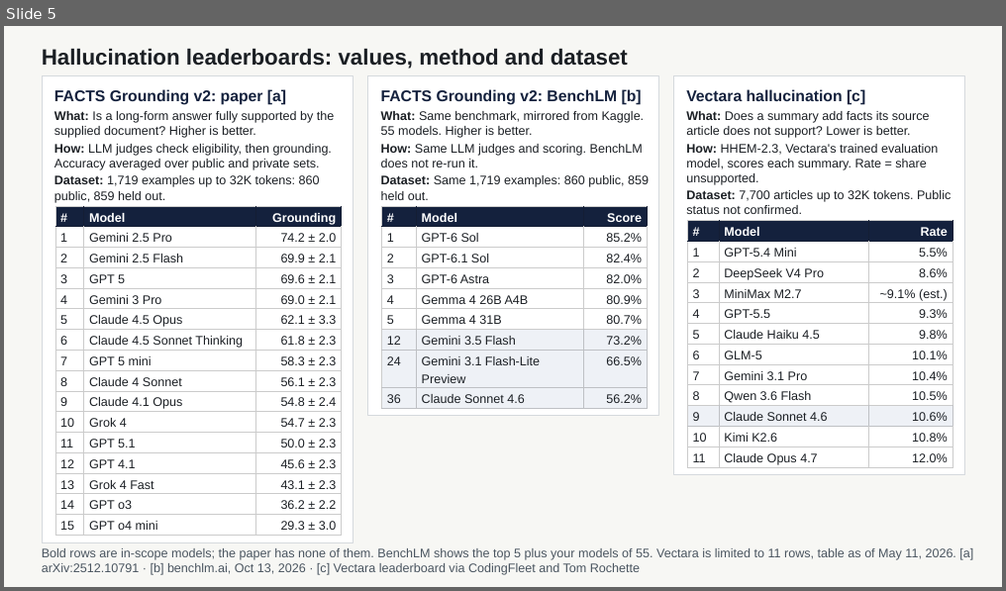
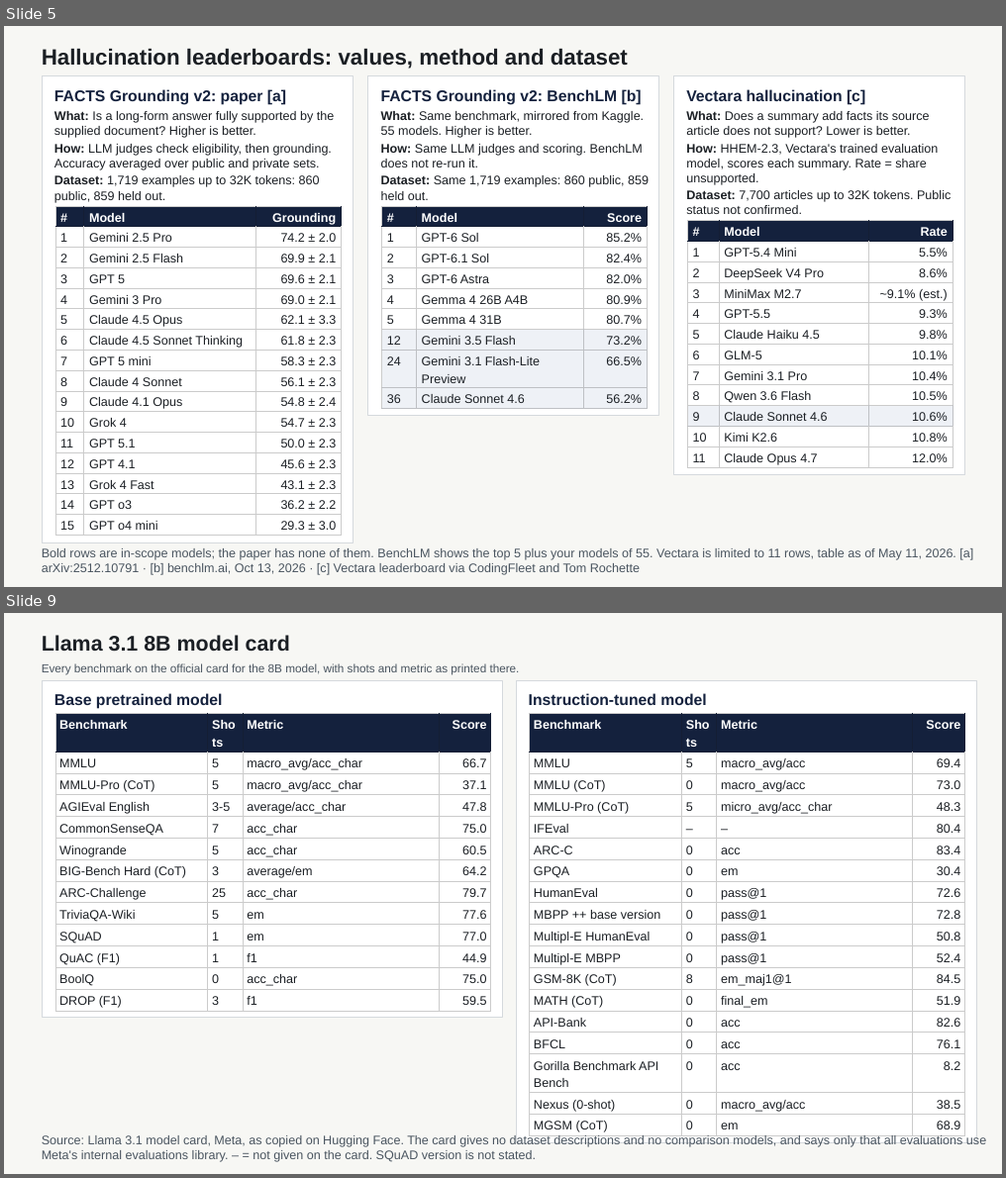
Before and after one commit to chetanrs133/Function-approximation-using-neural-networks, a slide deck: External datasets published LLM scores.pptx. Shown one above the other, each under a label of ours: slide 5 before the commit, slides 5 and 9 after it; the slides between them are not shown. The pictures are 1006x591 and 1006x1178 pixels, drawn with LibreOffice and Linux fonts; fonts in the diff are those of the drawing. Boxes give left, top, right and bottom in pixels: in the first picture for what was removed or moved away, otherwise in the second. Text is boxed around its words. In the diff, an @@ line names an element or a change of style, - is before the commit and + after.

```diff
--- a/External datasets published LLM scores.pptx
+++ b/External datasets published LLM scores.pptx
@@ slide 9 added at (4,613,1002,1174), background #F7F7F4 @@
@@ title added at (42,635,290,652), 20.4 pt, text #1B1F24, bold @@
+Llama 3.1 8B model card
@@ text added at (42,663,520,675), 11.2 pt, text #4A5560 @@
+Every benchmark on the official card for the 8B model, with shots and metric as printed there.
@@ rectangle added at (42,681,503,1018), fill #FFFFFF, outline #D5D9DD 0.5 pt @@
@@ text added at (54,693,222,709), 15 pt, text #14213D, bold @@
+Base pretrained model
@@ rectangle added at (516,681,977,1143), fill #FFFFFF, outline #D5D9DD 0.5 pt @@
@@ text added at (529,693,706,705), 15 pt, text #14213D, bold @@
+Instruction-tuned model
@@ table added at (55,713,492,1012), 13 rows, 4 columns @@
+Benchmark | Shots | Metric | Score
+MMLU | 5 | macro_avg/acc_char | 66.7
+MMLU-Pro (CoT) | 5 | macro_avg/acc_char | 37.1
+AGIEval English | 3-5 | average/acc_char | 47.8
+CommonSenseQA | 7 | acc_char | 75.0
+Winogrande | 5 | acc_char | 60.5
+BIG-Bench Hard (CoT) | 3 | average/em | 64.2
+ARC-Challenge | 25 | acc_char | 79.7
+TriviaQA-Wiki | 5 | em | 77.6
+SQuAD | 1 | em | 77.0
+QuAC (F1) | 1 | f1 | 44.9
+BoolQ | 0 | acc_char | 75.0
+DROP (F1) | 3 | f1 | 59.5
@@ table added at (530,713,966,1137), 18 rows, 4 columns @@
+Benchmark | Shots | Metric | Score
+MMLU | 5 | macro_avg/acc | 69.4
+MMLU (CoT) | 0 | macro_avg/acc | 73.0
+MMLU-Pro (CoT) | 5 | micro_avg/acc_char | 48.3
+IFEval | – | – | 80.4
+ARC-C | 0 | acc | 83.4
+GPQA | 0 | em | 30.4
+HumanEval | 0 | pass@1 | 72.6
+MBPP ++ base version | 0 | pass@1 | 72.8
+Multipl-E HumanEval | 0 | pass@1 | 50.8
+Multipl-E MBPP | 0 | pass@1 | 52.4
+GSM-8K (CoT) | 8 | em_maj1@1 | 84.5
+MATH (CoT) | 0 | final_em | 51.9
+API-Bank | 0 | acc | 82.6
+BFCL | 0 | acc | 76.1
+Gorilla Benchmark API Bench | 0 | acc | 8.2
+Nexus (0-shot) | 0 | macro_avg/acc | 38.5
+MGSM (CoT) | 0 | em | 68.9
@@ text added at (42,1135,986,1162), 12 pt, text #4A5560 @@
+Source: Llama 3.1 model card, Meta, as copied on Hugging Face. The card gives no dataset descriptions and no comparison models, and says only that all evaluations use Meta's internal evaluations library. – = not given on the card. SQuAD version is not stated.
```
Also in this commit, not shown: 3 other slides added.
